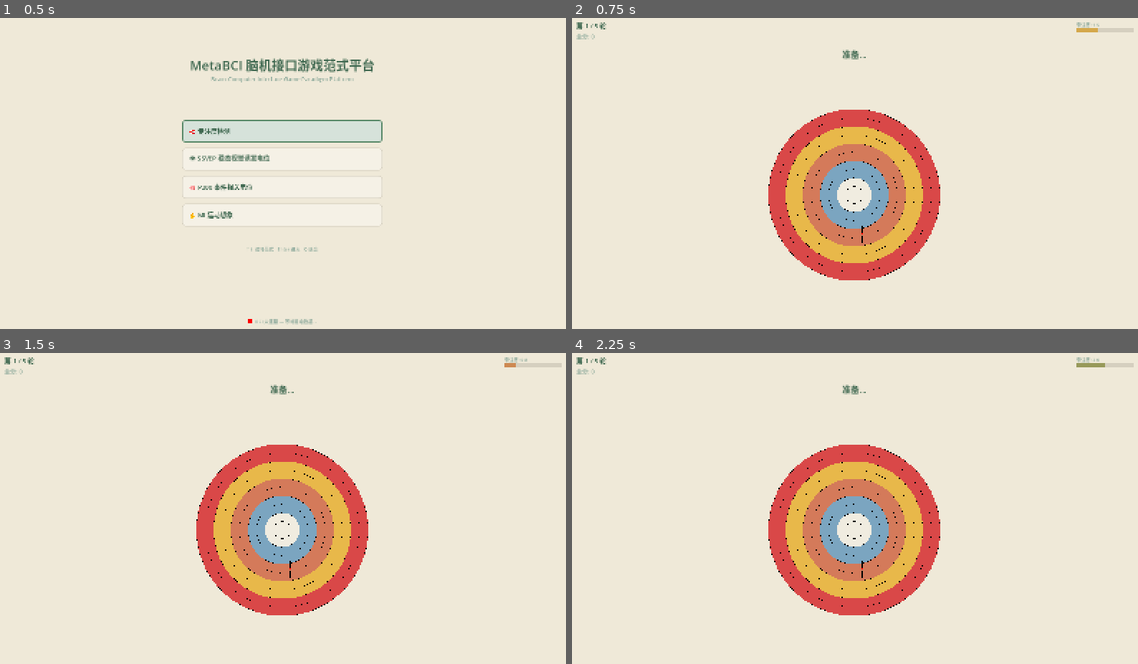
Above: before the commit, frames 1-4 (two rows, left to right).
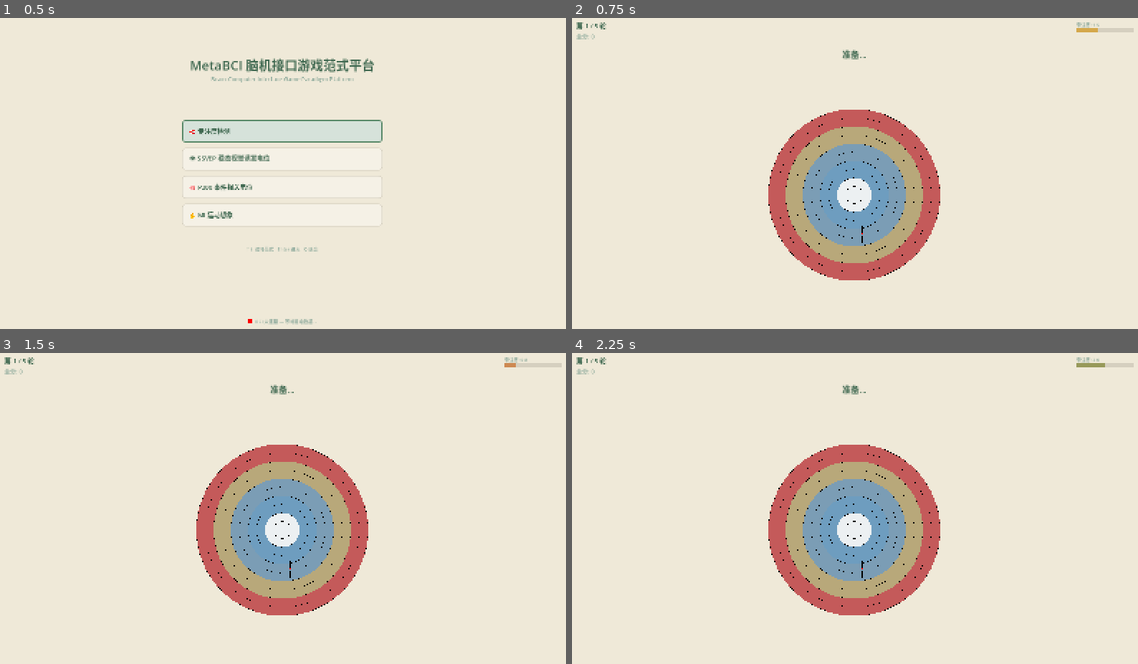
Above: after the commit, the same moments.

Repository: sssd903-tju/MetaBCI_Game
Game: Godot game, scene res://scenes/main_menu/MainMenu.tscn
Same seed, same stepped clock (60 frames per second), same inputs: the game is played once before the commit and once after it.
Inputs (mouse positions are in pixels of both pictures, inside the frame that each line leads up to):
- Up to frame 1 (0.5 s): no input
- Up to frame 2 (0.75 s): click (855, 129) at 0.52 s
- Up to frame 3 (1.5 s): tap Enter (ui_accept) at 1.25 s; hold Up (ui_up) from 1.28 s (still down); tap 1 at 1.35 s
- Up to frame 4 (2.25 s): tap Enter (ui_accept) at 1.52, 2 s; release Up (ui_up) at 2.03 s; hold Down (ui_down) from 2.03 s (still down); tap 2 at 2.1 s

Frame 1 is identical in both runs. In frame 2, 6.2% of the frame differs, in the area x 37-63%, y 35-79%; in frame 3, 6.2%; in frame 4, 6.2%.

Commit message:
tweak: 靶子配色偏冷调 — 蓝灰+冷金+冷红

Diff:
--- a/scripts/paradigms/focus_detection/entities/target.gd
+++ b/scripts/paradigms/focus_detection/entities/target.gd
@@ -11,16 +11,16 @@
 
 # 环颜色 (从外到内 1→10)
 const RING_COLORS := [
-	Color("F0ECE0"),  #  1环 — 米白
-	Color("F0ECE0"),  #  2环
-	Color("7BA5C0"),  #  3环 — 亮蓝
-	Color("7BA5C0"),  #  4环
-	Color("D47A5A"),  #  5环 — 暖橙
-	Color("D47A5A"),  #  6环
-	Color("E8B84A"),  #  7环 — 亮金
-	Color("E8B84A"),  #  8环
-	Color("D94848"),  #  9环 — 亮红
-	Color("D94848"),  # 10环 — 红心
+	Color("ECF0F2"),  #  1环 — 冷白
+	Color("ECF0F2"),  #  2环
+	Color("6E9DBF"),  #  3环 — 蓝
+	Color("6E9DBF"),  #  4环
+	Color("7B9DB5"),  #  5环 — 灰蓝
+	Color("7B9DB5"),  #  6环
+	Color("B8A87A"),  #  7环 — 冷金
+	Color("B8A87A"),  #  8环
+	Color("C45A5A"),  #  9环 — 冷红
+	Color("C45A5A"),  # 10环 — 红心
 ]
 
 # 环对应分数 1-10
